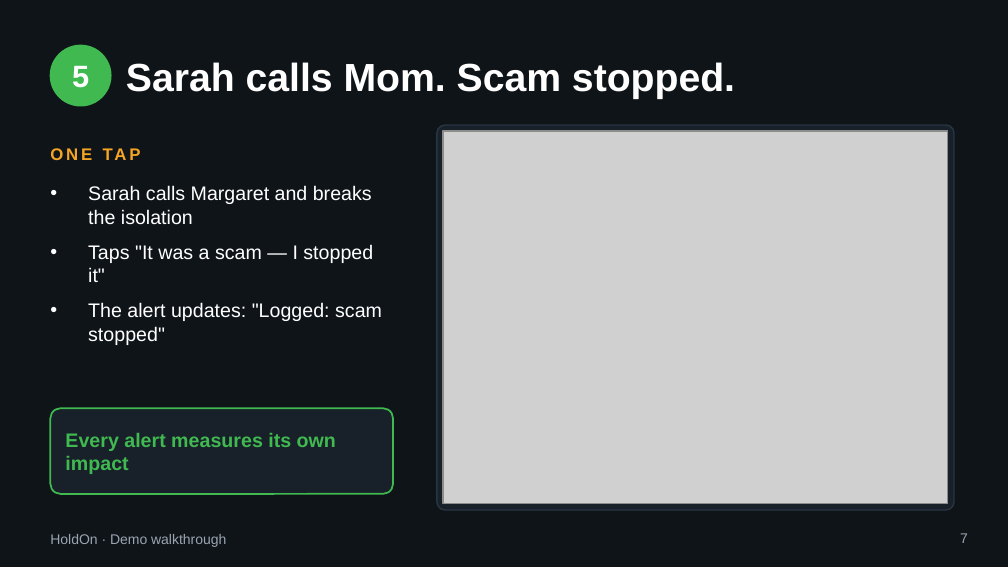
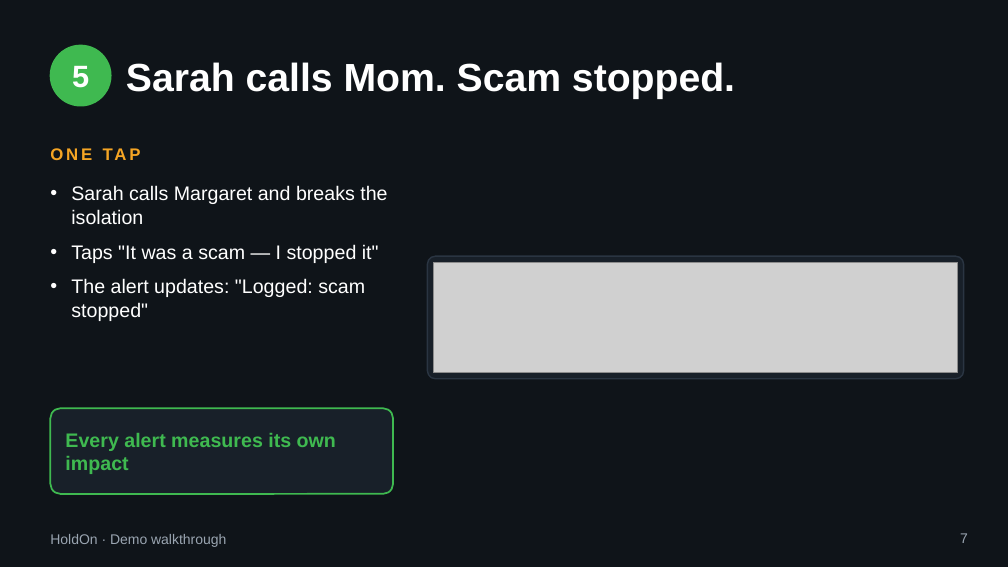
Before and after one commit to nidhishrajan/holdon, a slide deck: slide 7 of pitch/HoldOn-demo-walkthrough.pptx. Drawn at 1008x567 pixels with LibreOffice and Linux fonts; fonts in the diff are those of the drawing; grey boxes stand for pictures. Boxes give left, top, right and bottom in pixels: in the first picture for what was removed or moved away, otherwise in the second. Text is boxed around its words. In the diff, an @@ line names an element or a change of style, - is before the commit and + after.

```diff
--- a/pitch/HoldOn-demo-walkthrough.pptx
+++ b/pitch/HoldOn-demo-walkthrough.pptx
@@ text "Sarah calls Margaret and breaks ..." at box(71, 185, 387, 321): indent changed @@
@@ rounded rectangle: place and size @@
-rounded rectangle at box(436, 125, 954, 510)
+rounded rectangle at box(427, 256, 964, 379)
@@ rounded rectangle at box(427, 256, 964, 379): proportions changed @@
@@ picture: place and size @@
-picture at box(443, 131, 948, 504)
+picture at box(433, 262, 958, 373)
```
Also in this commit, not shown: 8 other slides changed, 2 other files.
